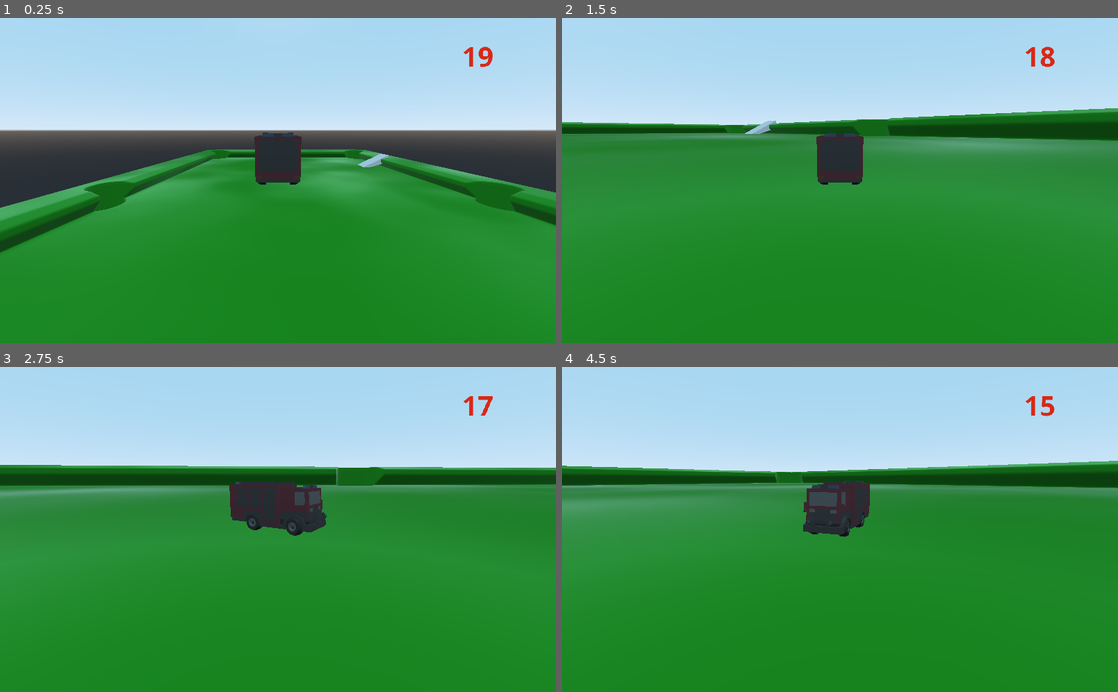
Above: before the commit, frames 1-4 (two rows, left to right).
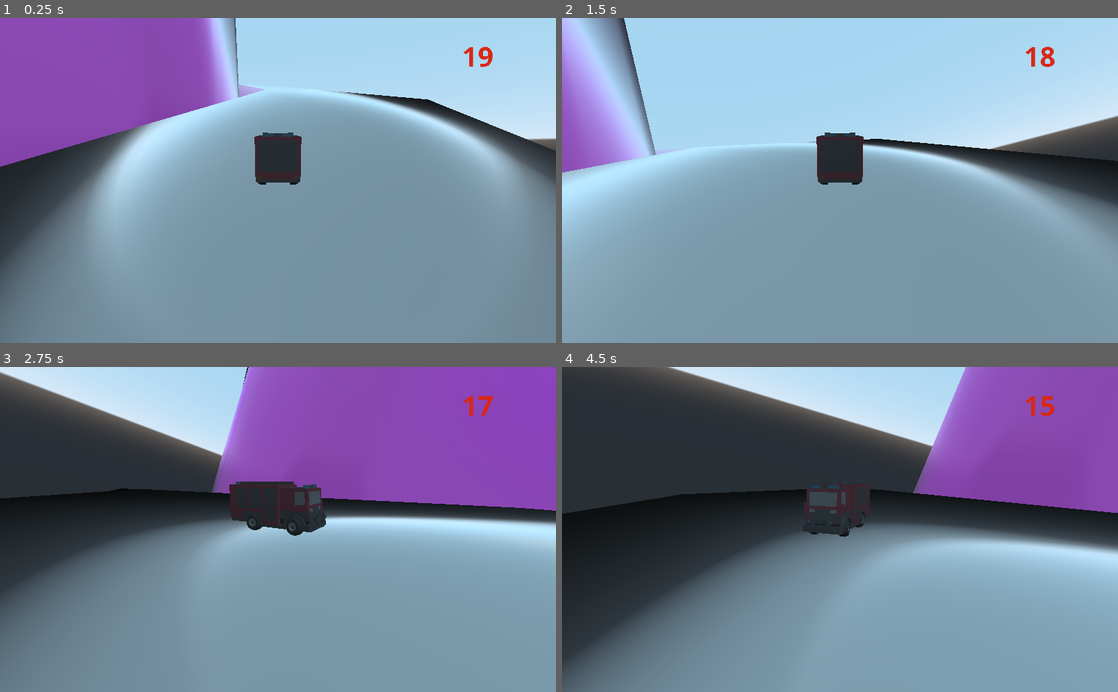
Above: after the commit, the same moments.

Repository: CycloPiStudio/Kinematic-car
Game: Godot game, scene res://principal.tscn
Same seed, same stepped clock (60 frames per second), same inputs: the game is played once before the commit and once after it.
Inputs:
- Up to frame 1 (0.25 s): no input
- Up to frame 2 (1.5 s): hold D (derecha) 0.53-1.28 s; hold W (acelerar) 0.53-1.28 s; hold A (izquierda) from 1.28 s (still down); tap S (frenar) at 1.35 s
- Up to frame 3 (2.75 s): release A (izquierda) at 2.03 s; hold D (derecha) from 2.03 s (still down); hold Space (señal) from 2.03 s (still down)
- Up to frame 4 (4.5 s): release Space (señal) at 2.78 s; tap W (acelerar) at 2.85 s; release D (derecha) at 3.53 s; hold S (frenar) 3.53-4.28 s; hold A (izquierda) from 3.53 s (still down); tap Space (señal) at 4.35 s

The runs differ from the first frame. In frame 1, 79% of the frame differs, in the area x 0-100%, y 0-100%; in frame 2, 73%; in frame 3, 93%; in frame 4, 94%.

Commit message:
Add files via upload

Diff:
--- a/Kinematic_car/principal.tscn
+++ b/Kinematic_car/principal.tscn
@@ -1,6 +1,6 @@
 [gd_scene load_steps=12 format=2]
 
-[ext_resource path="res://modelos_circuitos/mesa_billar.tscn" type="PackedScene" id=1]
+[ext_resource path="res://modelos_circuitos/pastelITO.tscn" type="PackedScene" id=1]
 [ext_resource path="res://coches/coche.tscn" type="PackedScene" id=2]
 [ext_resource path="res://circuitos/meta.gd" type="Script" id=3]
 [ext_resource path="res://tipos/OpenSans-Bold.ttf" type="DynamicFontData" id=4]
@@ -48,9 +48,7 @@
 shape = SubResource( 3 )
 
 [node name="coche" parent="." instance=ExtResource( 2 )]
-transform = Transform( 1, 0, 0, 0, 1, 0, 0, 0, 1, -6.86992, 92.8551, 55.5511 )
-
-[node name="mesa_billar" parent="." instance=ExtResource( 1 )]
+transform = Transform( 0.359117, 0, -0.933292, 0, 1, 0, 0.933292, 0, 0.359117, -6.86992, -1.96407, 66.2634 )
 
 [node name="meta" type="Spatial" parent="."]
 transform = Transform( 30, 0, 0, 0, 30, 0, 0, 0, 30, 38.8261, 78.7735, -73.6715 )
@@ -99,6 +97,9 @@
 "_edit_use_anchors_": false
 }
 
+[node name="pastel" parent="." instance=ExtResource( 1 )]
+transform = Transform( 1, 0, 0, 0, 1, 0, 0, 0, 1, 0, 41.7074, 0 )
+
 [connection signal="body_entered" from="meta/StaticBody" to="meta" method="_on_StaticBody_body_entered"]
 [connection signal="timeout" from="meta/Timer" to="meta" method="_on_Timer_timeout"]
 [connection signal="timeout" from="TimerLose" to="." method="_on_TimerLose_timeout"]
